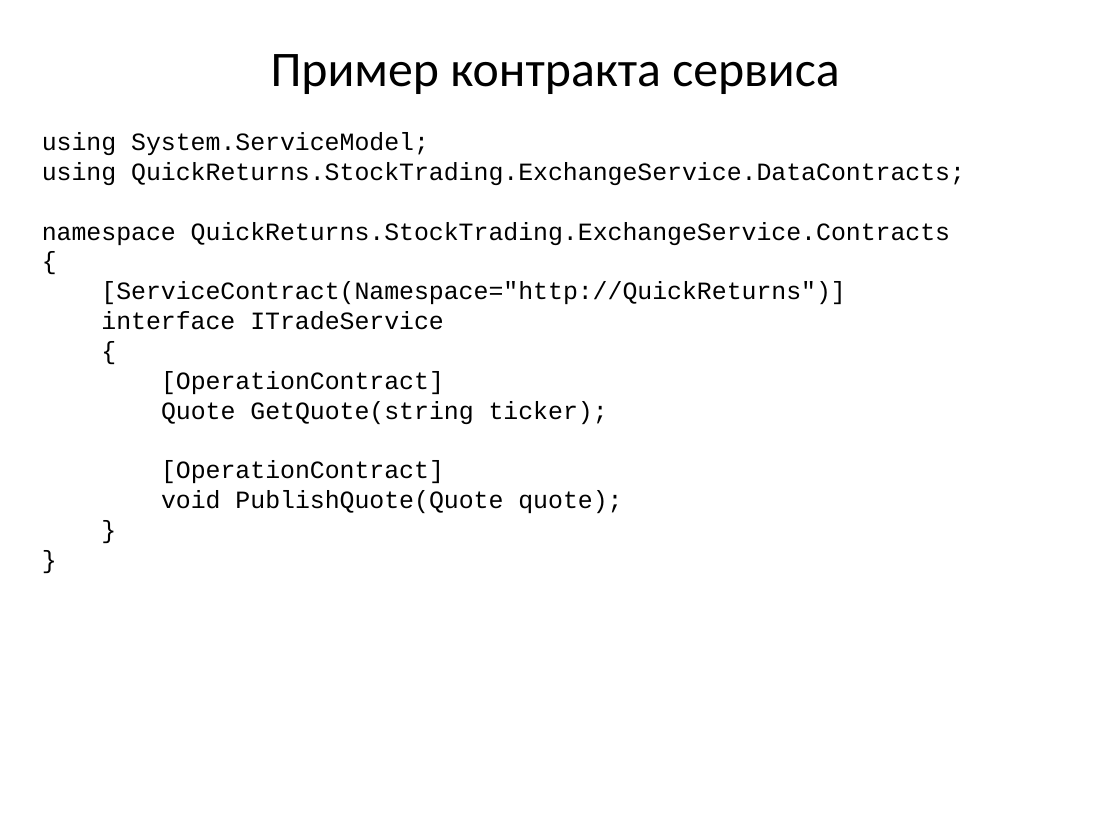
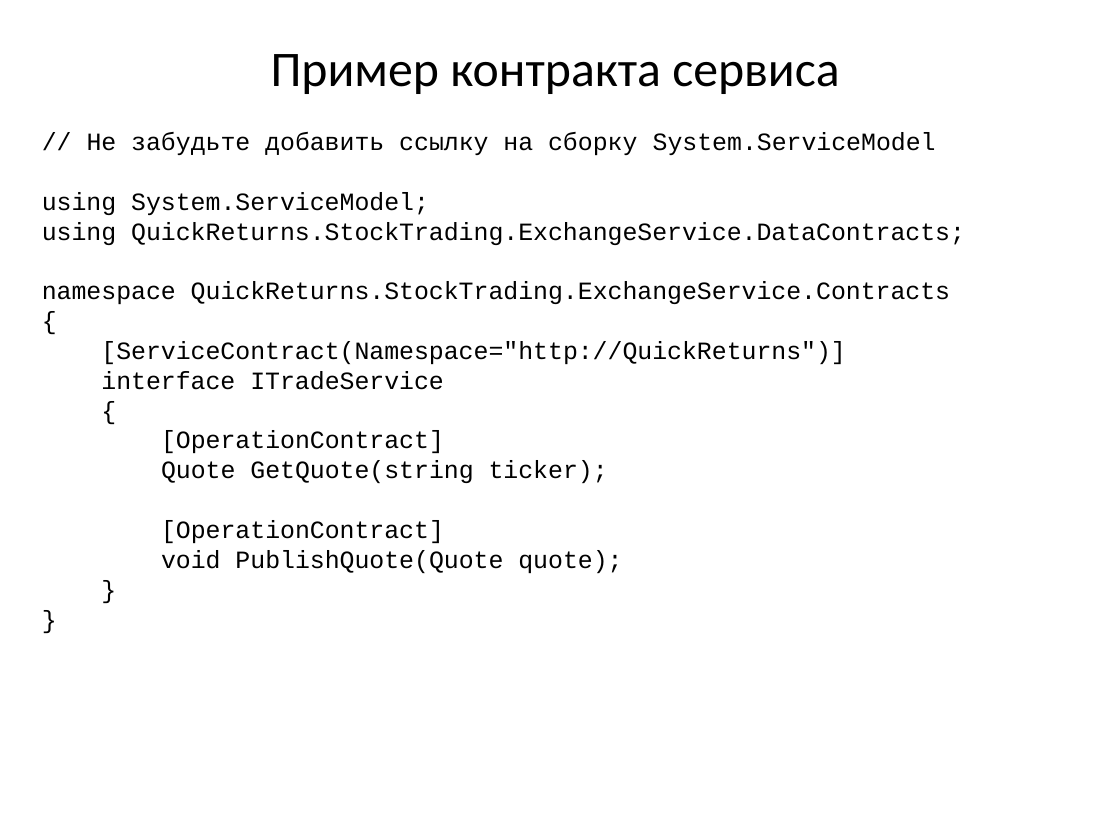
Before and after one commit to bazile/Training, a slide deck: slide 17 of Presentation/lesson-13-wcf.pptx. Drawn at 1120x840 pixels with LibreOffice and Linux fonts; fonts in the diff are those of the drawing. Boxes give left, top, right and bottom in pixels: in the first picture for what was removed or moved away, otherwise in the second. Text is boxed around its words. In the diff, an @@ line names an element or a change of style, - is before the commit and + after.

```diff
--- a/Presentation/lesson-13-wcf.pptx
+++ b/Presentation/lesson-13-wcf.pptx
@@ text at <box>87,132,936,155</box>: paragraph added @@
+// Не забудьте добавить ссылку на сборку System.ServiceModel
```
Also in this commit, not shown: 1 other slide changed.
